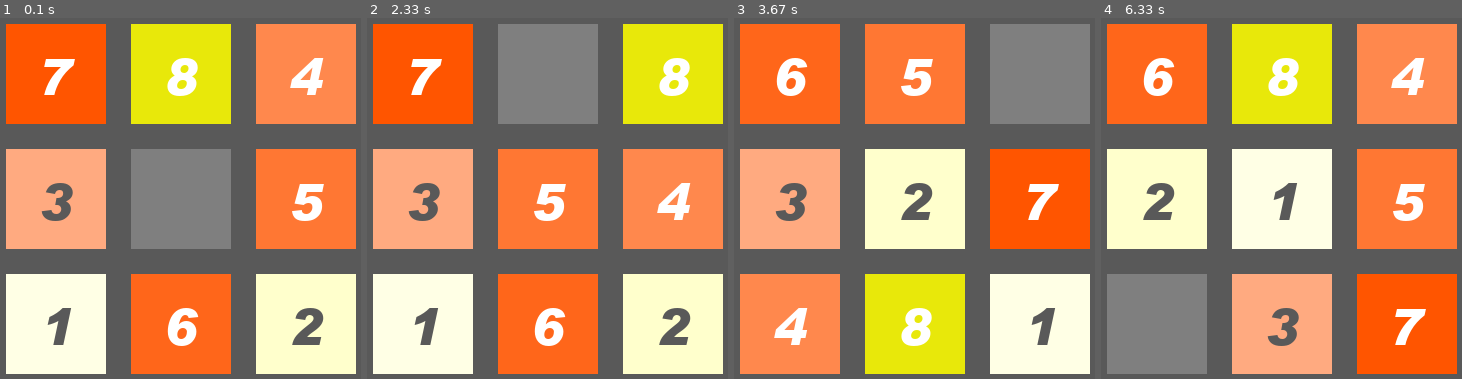
Above: before the commit, frames 1-4 (left to right).
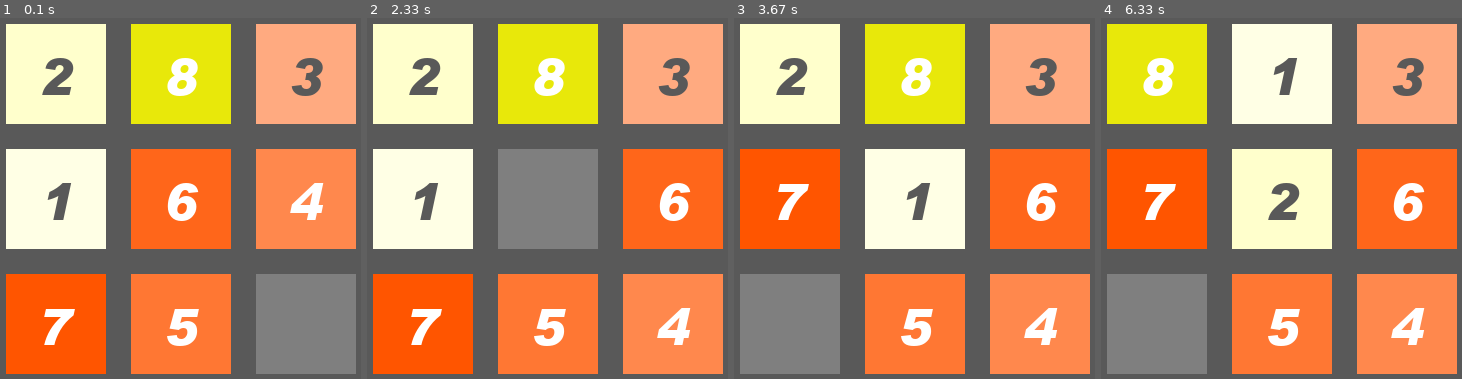
Above: after the commit, the same moments.

Repository: Palpitate-xus/8digitalpuzzle
Game: pygame game, started from pygame_test.py
Two runs of this game, one before a commit and one after it. Both use one fixed random seed, a clock stepped at 60 frames per second and the inputs below.
Inputs:
- Up to frame 1 (0.1 s): no input
- Up to frame 2 (2.33 s): tap A at 0.33 s; hold Right 0.67-1.13 s; hold Up 1.17-1.63 s; hold D from 2.17 s (still down); hold Left from 2.17 s (still down)
- Up to frame 3 (3.67 s): release D at 2.7 s; release Left at 2.7 s; hold Left 2.73-3.27 s; hold Down 3.3-3.6 s; tap I at 3.45 s
- Up to frame 4 (6.33 s): tap A at 4.07 s; hold Up 4.4-4.77 s; tap I at 4.55, 6.02 s; hold Right 4.8-5.43 s; hold Down 5.47-5.83 s; hold Left from 5.87 s (still down)

The runs differ from the first frame. In frame 1, 60% of the frame differs, in the area x 1-99%, y 1-99%; in frame 2, 68%; in frame 3, 68%; in frame 4, 60%.

Commit message:
加入算法

Diff:
--- /dev/null
+++ b/A_star.py
@@ -0,0 +1,97 @@
+#A*算法
+from Node import *
+class Astar_search:
+    def __init__(self,originaNode,targetNode,MaxDegree,length):
+        self.originNode=originaNode
+        self.targetNode=targetNode
+        self.open=[self.originNode]
+        self.close=[self.originNode]
+        self.spce=[-3,3,-1,1] #上下左右四个移动方向
+        self.MaxDegree=MaxDegree  #深度限制，到达此深度未找到解便返回
+        self.length=length
+
+    #判断是否有解
+    def hasSolve(self):
+        targetVer=self.getreVersNum(self.target.state)
+        orinateVer=self.getreVersNum(self.origate.state)
+        if(targetVer%2!=orinateVer%2):
+            return False
+        else:
+            return True
+    #获取逆序数
+    def getreVersNum(self,state):
+        sum=0
+        for i in range(0,len(state)):
+            if(state[i]==0):
+                continue
+            else:
+                for j in range(0,i):
+                    if(state[j]>state[i]):
+                        sum+=1
+        return sum
+
+    def copyArray(self,state):
+        arr=[]
+        return arr+state
+
+    def isInTable(self,node,table):
+        for i in table:
+            if i.state==node.state and i.degree==node.degree:
+                return True
+        return False
+
+    def showLine(self):
+        endState=self.open[-1]
+        road=[endState]
+        while(True):
+            if(endState.parent):
+                endState=endState.parent
+                road.append(endState)
+            else:
+                break
+        road.reverse()
+        for j in road:
+            for i in range(0,3):
+                print(j.state[i*3:i*3+3])
+
+            print('->')
+
+
+    def search(self):
+        while(True):
+            if(len(self.open)):
+                extandState=self.open[-1]
+                spacIndex=extandState.state.index(0)
+                flag=False
+                if(extandState.degree>=self.MaxDegree):
+                    node=self.open.pop()
+                    self.close.append(node)
+                    continue
+                else:
+                    for i in range(len(self.spce)):
+                        if((i==0 and (spacIndex+self.spce[i])>=0) or
+                        (i==1 and (spacIndex+self.spce[i])<len(extandState.state)-1)
+                        or(i==2 and (spacIndex%self.length!=0 )) or
+                        (i==3 and ((spacIndex+1)%self.length)!=0)):
+                            state=self.copyArray(extandState.state)
+                            #扩展状态
+                            temp=state[spacIndex+self.spce[i]]
+                            state[spacIndex+self.spce[i]]=0
+                            state[spacIndex]=temp
+                            nodeState=Node(extandState,state,extandState.degree+1)
+                            if(state==self.targetNode.state):
+                                self.open.append(nodeState)
+                                return True
+                            elif( not self.isInTable(nodeState,self.close) and not self.isInTable(nodeState,self.open)):
+                                self.open.append(nodeState)
+                                flag=True
+                            else:
+                                continue
+                    if(not flag):
+                        self.open.pop()
+                    else:
+                        self.close.append(extandState)
+                        self.open.remove(extandState)
+
+            else:
+                return False
--- /dev/null
+++ b/LOG_2022-11-23.txt
@@ -0,0 +1,123 @@
+[[4, 5, 8], [7, 2, 6], [1, 0, 3]]
+initial
+[[2, 6, 1], [4, 8, 0], [7, 5, 3]]
+autosolve
+initial
+[[4, 3, 5], [7, 2, 0], [1, 8, 6]]
+autosolve
+initial
+[[2, 1, 7], [5, 3, 4], [8, 6, 0]]
+autosolve
+initial
+[[4, 3, 0], [8, 2, 5], [7, 1, 6]]
+autosolve
+initial
+[[8, 7, 2], [4, 6, 3], [1, 5, 0]]
+autosolve
+initial
+[[4, 0, 2], [7, 5, 3], [1, 8, 6]]
+autosolve
+initial
+[[2, 6, 5], [4, 0, 3], [8, 7, 1]]
+autosolve
+initial
+[[8, 1, 4], [3, 2, 0], [6, 7, 5]]
+autosolve
+initial
+[[8, 2, 5], [4, 3, 6], [7, 1, 0]]
+autosolve
+initial
+[[4, 6, 0], [7, 3, 2], [1, 5, 8]]
+autosolve
+initial
+[[7, 0, 2], [1, 4, 3], [6, 8, 5]]
+autosolve
+initial
+[[4, 2, 3], [7, 8, 5], [1, 0, 6]]
+autosolve
+initial
+[[5, 2, 3], [0, 8, 7], [4, 1, 6]]
+autosolve
+initial
+[[4, 1, 2], [5, 8, 7], [0, 6, 3]]
+autosolve
+initial
+[[7, 8, 4], [6, 1, 0], [2, 5, 3]]
+autosolve
+initial
+[[7, 2, 3], [5, 4, 6], [1, 0, 8]]
+autosolve
+initial
+[[5, 1, 3], [4, 0, 6], [2, 8, 7]]
+autosolve
+autosolve
+autosolve
+autosolve
+[[2, 0, 5], [3, 6, 4], [1, 8, 7]]
+autosolve
+initial
+[[5, 1, 4], [2, 0, 8], [7, 6, 3]]
+autosolve
+initial
+[[3, 8, 5], [2, 6, 4], [7, 1, 0]]
+autosolve
+initial
+[[2, 7, 0], [3, 1, 6], [8, 5, 4]]
+autosolve
+initial
+[[2, 0, 1], [4, 8, 7], [3, 5, 6]]
+autosolve
+initial
+[[5, 0, 1], [8, 6, 2], [7, 4, 3]]
+autosolve
+initial
+[[5, 8, 1], [0, 2, 3], [6, 4, 7]]
+autosolve
+initial
+[[6, 2, 1], [4, 3, 0], [7, 8, 5]]
+autosolve
+initial
+[[2, 4, 6], [5, 1, 3], [0, 7, 8]]
+autosolve
+[[2, 8, 3], [1, 6, 4], [7, 5, 0]]
+autosolve
+initial
+[[2, 8, 3], [1, 6, 4], [7, 5, 0]]
+autosolve
+initial
+[[2, 8, 3], [1, 6, 0], [7, 5, 4]]
+autosolve
+initial
+[[2, 8, 0], [1, 6, 3], [7, 5, 4]]
+autosolve
+initial
+[[2, 8, 0], [1, 6, 3], [7, 5, 4]]
+autosolve
+initial
+[[2, 8, 3], [1, 6, 0], [7, 5, 4]]
+autosolve
+initial
+[[2, 8, 3], [1, 0, 6], [7, 5, 4]]
+autosolve
+initial
+[[2, 8, 3], [0, 1, 6], [7, 5, 4]]
+autosolve
+initial
+[[2, 8, 3], [1, 0, 6], [7, 5, 4]]
+autosolve
+initial
+[[2, 8, 3], [0, 1, 6], [7, 5, 4]]
+initial
+[[0, 8, 3], [2, 1, 6], [7, 5, 4]]
+autosolve
+initial
+[[0, 8, 3], [2, 1, 6], [7, 5, 4]]
+autosolve
+[[2, 8, 3], [1, 0, 4], [7, 6, 5]]
+autosolve
+initial
+[[2, 8, 3], [0, 1, 4], [7, 6, 5]]
+autosolve
+initial
+[[2, 8, 3], [7, 1, 4], [0, 6, 5]]
+autosolve
--- /dev/null
+++ b/Node.py
@@ -0,0 +1,5 @@
+class Node:
+    def __init__(self,parent,state,degree):
+        self.parent=parent
+        self.state=state
+        self.degree=degree
--- /dev/null
+++ b/breadth_first.py
@@ -0,0 +1,97 @@
+#广度优先算法
+from Node import *
+class breadth_search:
+    def __init__(self,originaNode,targetNode,MaxDegree,length):
+        self.originNode=originaNode
+        self.targetNode=targetNode
+        self.open=[self.originNode]
+        self.close=[self.originNode]
+        self.spce=[-3,3,-1,1] #上下左右四个移动方向
+        self.MaxDegree=MaxDegree  #深度限制，到达此深度未找到解便返回
+        self.length=length
+
+    #判断是否有解
+    def hasSolve(self):
+        targetVer=self.getreVersNum(self.target.state)
+        orinateVer=self.getreVersNum(self.origate.state)
+        if(targetVer%2!=orinateVer%2):
+            return False
+        else:
+            return True
+    #获取逆序数
+    def getreVersNum(self,state):
+        sum=0
+        for i in range(0,len(state)):
+            if(state[i]==0):
+                continue
+            else:
+                for j in range(0,i):
+                    if(state[j]>state[i]):
+                        sum+=1
+        return sum
+
+    def copyArray(self,state):
+        arr=[]
+        return arr+state
+
+    def isInTable(self,node,table):
+        for i in table:
+            if i.state==node.state and i.degree==node.degree:
+                return True
+        return False
+
+    def showLine(self):
+        endState=self.open[-1]
+        road=[endState]
+        while(True):
+            if(endState.parent):
+                endState=endState.parent
+                road.append(endState)
+            else:
+                break
+        road.reverse()
+        for j in road:
+            for i in range(0,3):
+                print(j.state[i*3:i*3+3])
+
+            print('->')
+
+
+    def search(self):
+        while(True):
+            if(len(self.open)):
+                extandState=self.open[-1]
+                spacIndex=extandState.state.index(0)
+                flag=False
+                if(extandState.degree>=self.MaxDegree):
+                    node=self.open.pop()
+                    self.close.append(node)
+                    continue
+                else:
+                    for i in range(len(self.spce)):
+                        if((i==0 and (spacIndex+self.spce[i])>=0) or
+                        (i==1 and (spacIndex+self.spce[i])<len(extandState.state)-1)
+                        or(i==2 and (spacIndex%self.length!=0 )) or
+                        (i==3 and ((spacIndex+1)%self.length)!=0)):
+                            state=self.copyArray(extandState.state)
+                            #扩展状态
+                            temp=state[spacIndex+self.spce[i]]
+                            state[spacIndex+self.spce[i]]=0
+                            state[spacIndex]=temp
+                            nodeState=Node(extandState,state,extandState.degree+1)
+                            if(state==self.targetNode.state):
+                                self.open.insert(0,nodeState)
+                                return True
+                            elif( not self.isInTable(nodeState,self.close) and not self.isInTable(nodeState,self.open)):
+                                self.open.insert(0,nodeState)
+                                flag=True
+                            else:
+                                continue
+                    if(not flag):
+                        self.open.pop()
+                    else:
+                        self.close.append(extandState)
+                        self.open.remove(extandState)
+
+            else:
+                return False
--- /dev/null
+++ b/depth_first.py
@@ -0,0 +1,96 @@
+from Node import *
+class degth_search:
+    def __init__(self,originaNode,targetNode,MaxDegree,length):
+        self.originNode=originaNode
+        self.targetNode=targetNode
+        self.open=[self.originNode]
+        self.close=[self.originNode]
+        self.spce=[-3,3,-1,1] #上下左右四个移动方向
+        self.MaxDegree=MaxDegree  #深度限制，到达此深度未找到解便返回
+        self.length=length
+
+    #判断是否有解
+    def hasSolve(self):
+        targetVer=self.getreVersNum(self.target.state)
+        orinateVer=self.getreVersNum(self.origate.state)
+        if(targetVer%2!=orinateVer%2):
+            return False
+        else:
+            return True
+    #获取逆序数
+    def getreVersNum(self,state):
+        sum=0
+        for i in range(0,len(state)):
+            if(state[i]==0):
+                continue
+            else:
+                for j in range(0,i):
+                    if(state[j]>state[i]):
+                        sum+=1
+        return sum
+
+    def copyArray(self,state):
+        arr=[]
+        return arr+state
+
+    def isInTable(self,node,table):
+        for i in table:
+            if i.state==node.state and i.degree==node.degree:
+                return True
+        return False
+
+    def showLine(self):
+        endState=self.open[-1]
+        road=[endState]
+        while(True):
+            if(endState.parent):
+                endState=endState.parent
+                road.append(endState)
+            else:
+                break
+        road.reverse()
+        for j in road:
+            for i in range(0,3):
+                print(j.state[i*3:i*3+3])
+
+            print('->')
+
+
+    def search(self):
+        while(True):
+            if(len(self.open)):
+                extandState=self.open[-1]
+                spacIndex=extandState.state.index(0)
+                flag=False
+                if(extandState.degree>=self.MaxDegree):
+                    node=self.open.pop()
+                    self.close.append(node)
+                    continue
+                else:
+                    for i in range(len(self.spce)):
+                        if((i==0 and (spacIndex+self.spce[i])>=0) or
+                        (i==1 and (spacIndex+self.spce[i])<len(extandState.state)-1)
+                        or(i==2 and (spacIndex%self.length!=0 )) or
+                        (i==3 and ((spacIndex+1)%self.length)!=0)):
+                            state=self.copyArray(extandState.state)
+                            #扩展状态
+                            temp=state[spacIndex+self.spce[i]]
+                            state[spacIndex+self.spce[i]]=0
+                            state[spacIndex]=temp
+                            nodeState=Node(extandState,state,extandState.degree+1)
+                            if(state==self.targetNode.state):
+                                self.open.append(nodeState)
+                                return True
+                            elif( not self.isInTable(nodeState,self.close) and not self.isInTable(nodeState,self.open)):
+                                self.open.append(nodeState)
+                                flag=True
+                            else:
+                                continue
+                    if(not flag):
+                        self.open.pop()
+                    else:
+                        self.close.append(extandState)
+                        self.open.remove(extandState)
+
+            else:
+                return False
--- /dev/null
+++ b/main.py
@@ -0,0 +1,61 @@
+from Node import *
+from depth_first import *
+from breadth_first import *
+import time
+def main(originate=[2,8,3,1,6,4,7,0,5]):
+    print("originate=" + str(originate))
+    target=[1,2,3,7,8,4,0,6,5]
+    node1=Node(None,originate,0)
+    node2=Node(None,target,0)
+    depth=degth_search(node1,node2,10,3)
+    breadth=breadth_search(node1,node2,10,3)
+    Now_d=time.time()
+    flag_d=depth.search()
+    end_d=time.time()
+    Now_b=time.time()
+    flag_b=breadth.search()
+    end_b=time.time()
+    cost_d=end_d-Now_d
+    cost_b=end_b-Now_b
+    if(flag_d):
+        print('深度优先算法:已经找到路径')
+        depth.showLine()
+        print('深度优先算法共用时%f秒\n\n' %(cost_d))
+    else:
+        print('未找到路径')
+
+    if(flag_d):
+        print('广度优先算法:已经找到路径')
+        breadth.showLine()
+        print('广度优先算法共用时%f秒' %(cost_b))
+    else:
+        print('未找到路径')
+if __name__=='__main__':
+    #深度优先算法
+    originate=[2,8,3,1,6,4,7,0,5]
+    target=[1,2,3,7,8,4,0,6,5]
+    node1=Node(None,originate,0)
+    node2=Node(None,target,0)
+    depth=degth_search(node1,node2,10,3)
+    breadth=breadth_search(node1,node2,10,3)
+    Now_d=time.time()
+    flag_d=depth.search()
+    end_d=time.time()
+    Now_b=time.time()
+    flag_b=breadth.search()
+    end_b=time.time()
+    cost_d=end_d-Now_d
+    cost_b=end_b-Now_b
+    if(flag_d):
+        print('深度优先算法:已经找到路径')
+        depth.showLine()
+        print('深度优先算法共用时%f秒\n\n' %(cost_d))
+    else:
+        print('未找到路径')
+
+    if(flag_d):
+        print('广度优先算法:已经找到路径')
+        breadth.showLine()
+        print('广度优先算法共用时%f秒' %(cost_b))
+    else:
+        print('未找到路径')
--- a/pygame_test.py
+++ b/pygame_test.py
@@ -5,6 +5,12 @@
 import traceback
 import time
 from test import *
+from main import main
+
+current_date = time.strftime("%Y-%m-%d", time.localtime())
+filename = "LOG_" + current_date + ".txt"
+log_file = open(filename, 'a+')
+
 pygame.init()
 pygame.mixer.init()
 pygame.mixer.music.load('game_music.wav')
@@ -41,10 +47,7 @@
 YELLOW4 = (232, 232, 10)
 
 
-board = [[0, 0, 0],
-         [0, 0, 0],
-         [0, 0, 0]]
-
+board = [[2, 8, 3], [1, 6, 4], [7, 0 ,5]]
 def merge(l1, l2):
     i, j = 0, 0
     res, inv = [], 0
@@ -77,37 +80,13 @@
 def autosolve():
     global board
     data = board[0] + board[1] + board[2]
-    template = [1, 2, 3, 4, 5, 6, 7, 8, 0]
-    if inversions(data)[1] % 2 != inversions(template)[1] % 2:  #判断是否有解
-        print("无解")
-        return 0
+    # template = [1, 2, 3, 4, 5, 6, 7, 8, 0]
+    # if inversions(data)[1] % 2 != inversions(template)[1] % 2:  #判断是否有解
+    #     print("无解")
+    #     return 0
     print("pygame", board)
-    main_solve([[4, 2, 3], [7, 8, 5], [1, 6, 0]])
-
-
-def detect():
-    global board
-    data = board[0] + board[1] + board[2]
-    template = [1, 2, 3, 4, 5, 6, 7, 8, 0]
-    if inversions(data)[1] % 2 != inversions(template)[1] % 2:  #判断是否有解
-        print("无解")
-        return 0
-
-def init():
-    global board
-    while True:
-        data = random.sample(range(9), 9)
-        template = [1, 2, 3, 4, 5, 6, 7, 8, 0]
-        if inversions(data)[1] % 2 == inversions(template)[1] % 2:  #判断是否有解
-            break
-    print(data)
-    count = 0
-    for i in range(3):
-        for j in range(3):
-            board[i][j] = data[count]
-            count+=1
-    print(board)
-init()
+    # main_solve(board)
+    main(data)
 
 def draw_block():
     global board
@@ -148,11 +127,11 @@
         x = left_screen + block_gap
         y += block_size + block_gap
 
-
 def swap(a = [0, 0], b = [0, 0]):
     global board
     board[a[0]][a[1]], board[b[0]][b[1]] = board[b[0]][b[1]], board[a[0]][a[1]]
     print(a, " --> ", b)
+
 
 def move(direct = 0):
     global board
@@ -170,10 +149,29 @@
             swap([x, y], [x+1, y])
         elif direct == 3 and x > 0:
             swap([x, y], [x-1, y])
-        move_sound.play()
     except:
         traceback.print_exc()
     draw_block()
+
+def detect():
+    global board
+
+    data = board[0] + board[1] + board[2]
+    template = [1, 2, 3, 4, 5, 6, 7, 8, 0]
+    if inversions(data)[1] % 2 != inversions(template)[1] % 2:  #判断是否有解
+        print("无解")
+        return 0
+
+def init():
+    global board
+    for i in range(random.randint(1, 1)):  # 随机次数交换位置，生成随机矩阵，并保证有解
+        move(random.randint(0, 3))
+    print(board)
+    log_file.write(str(board))
+    log_file.write('\n')
+init()
+
+
 pygame.mixer.music.play()  # 播放音乐
 
 # 固定代码段，实现点击"X"号退出界面的功能
@@ -191,24 +189,35 @@
         elif event.type == pygame.KEYDOWN :
             if event.key == pygame.K_UP:
                 print("up")
+                log_file.write("up\n")
                 move(3)
+                move_sound.play()
             if event.key == pygame.K_DOWN:
                 print("down")
+                log_file.write("down\n")
                 move(2)
+                move_sound.play()
             if event.key == pygame.K_LEFT:
                 print("left")
+                log_file.write("left\n")
                 move(1)
+                move_sound.play()
             if event.key == pygame.K_RIGHT:
                 print("right")
+                log_file.write("right\n")
                 move(0)
+                move_sound.play()
             if event.key == pygame.K_a:
                 print("autosolve")
+                log_file.write("autosolve\n")
                 autosolve()
             if event.key == pygame.K_i:
                 print("initial")
+                log_file.write("initial\n")
                 init()
             if event.key == pygame.K_d:
                 print("detect")
+                log_file.write("detect\n")
                 detect()
             if board == [[1, 2, 3], [4, 5, 6], [7, 8, 0]]:
                 print("success!")
--- a/test.py
+++ b/test.py
@@ -130,7 +130,7 @@
 def compareNum(state):
     return state.f
 
-def main_solve(data = [[4, 2, 3], [7, 8, 5], [1, 6, 0]]):
+def main_solve(data = [[2, 7, 0], [8, 6, 5], [1, 4, 3]]):
     print("test", data)
     global originState
     originState = State(np.array(data))
@@ -149,7 +149,7 @@
     # for i in range(0, 3):
     #     data.append(list(map(int, input().split())))
     # print(data)
-    data = [[1, 5, 3], [2, 4, 6], [7, 0, 8]]
+    data =   [[0, 6, 7], [1, 8, 2], [4, 5, 3]]
     originState = State(np.array(data))
     State.answer = np.array([[1, 2, 3], [4, 5, 6], [7, 8, 0]])
 
